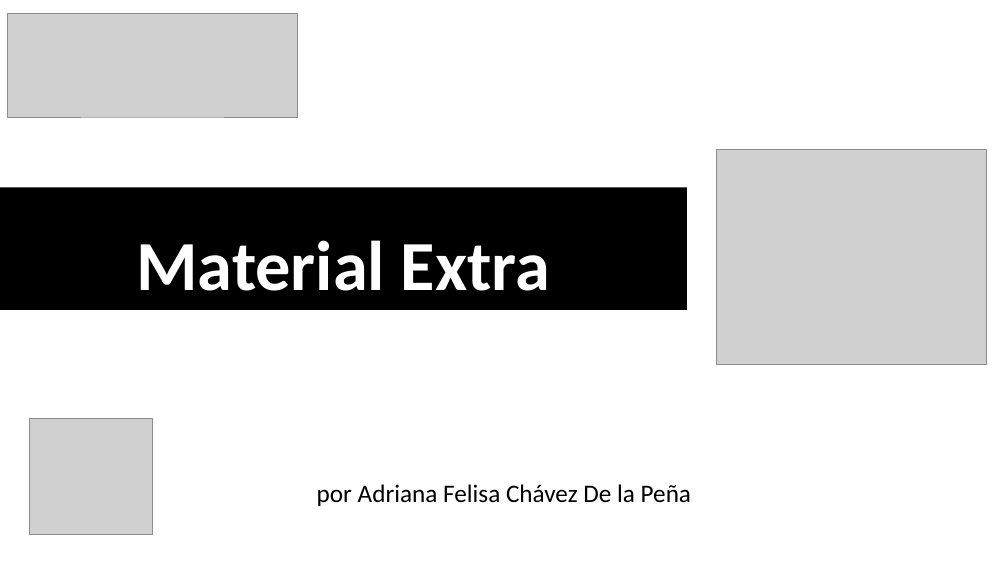
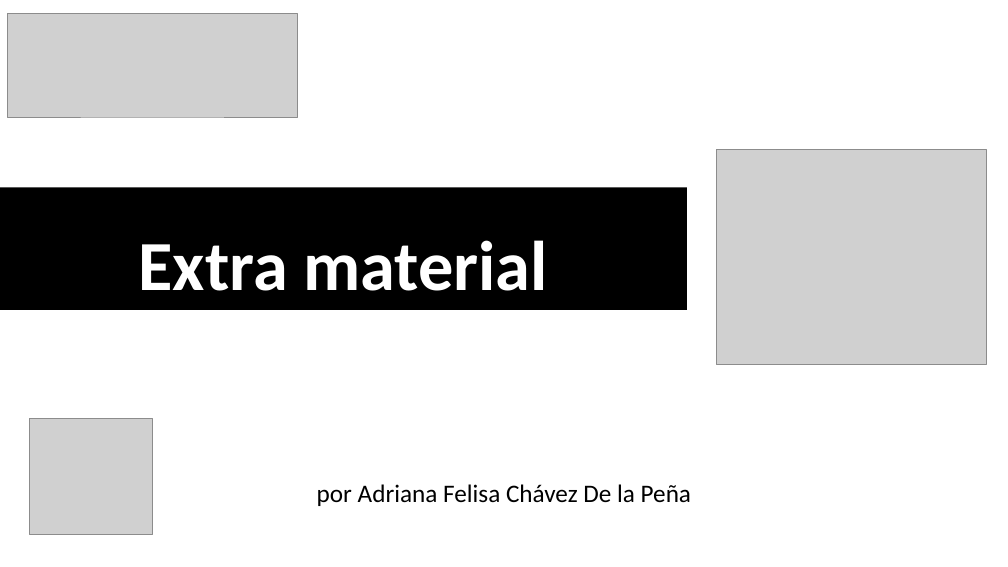
Before and after one commit to Adrifelcha/afchavez-019, a slide deck: slide 72 of Congresos/Presentaciones_Locales/Green_2019_BayesianSDT.pptx (slide 67 before the commit). Drawn at 1008x567 pixels with LibreOffice and Linux fonts; fonts in the diff are those of the drawing; grey boxes stand for pictures. Boxes give left, top, right and bottom in pixels: in the first picture for what was removed or moved away, otherwise in the second. Text is boxed around its words. In the diff, an @@ line names an element or a change of style, - is before the commit and + after.

```diff
--- a/Congresos/Presentaciones_Locales/Green_2019_BayesianSDT.pptx
+++ b/Congresos/Presentaciones_Locales/Green_2019_BayesianSDT.pptx
@@ title at [139,240,548,291]: text changed @@
-Material Extra
+Extra material
```
Also in this commit, not shown: 9 other slides changed, 20 slides added, 49 slides removed.
